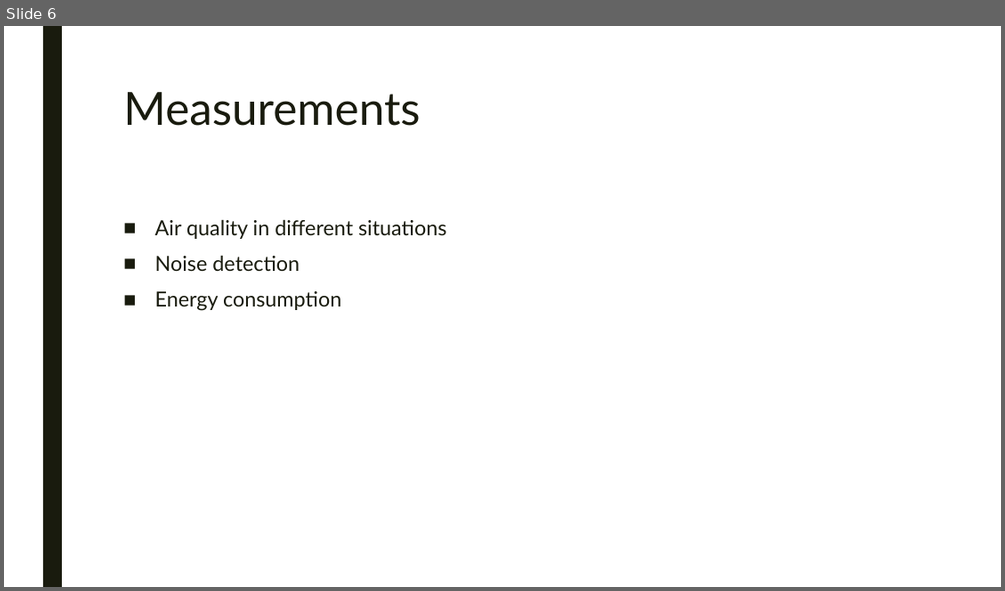
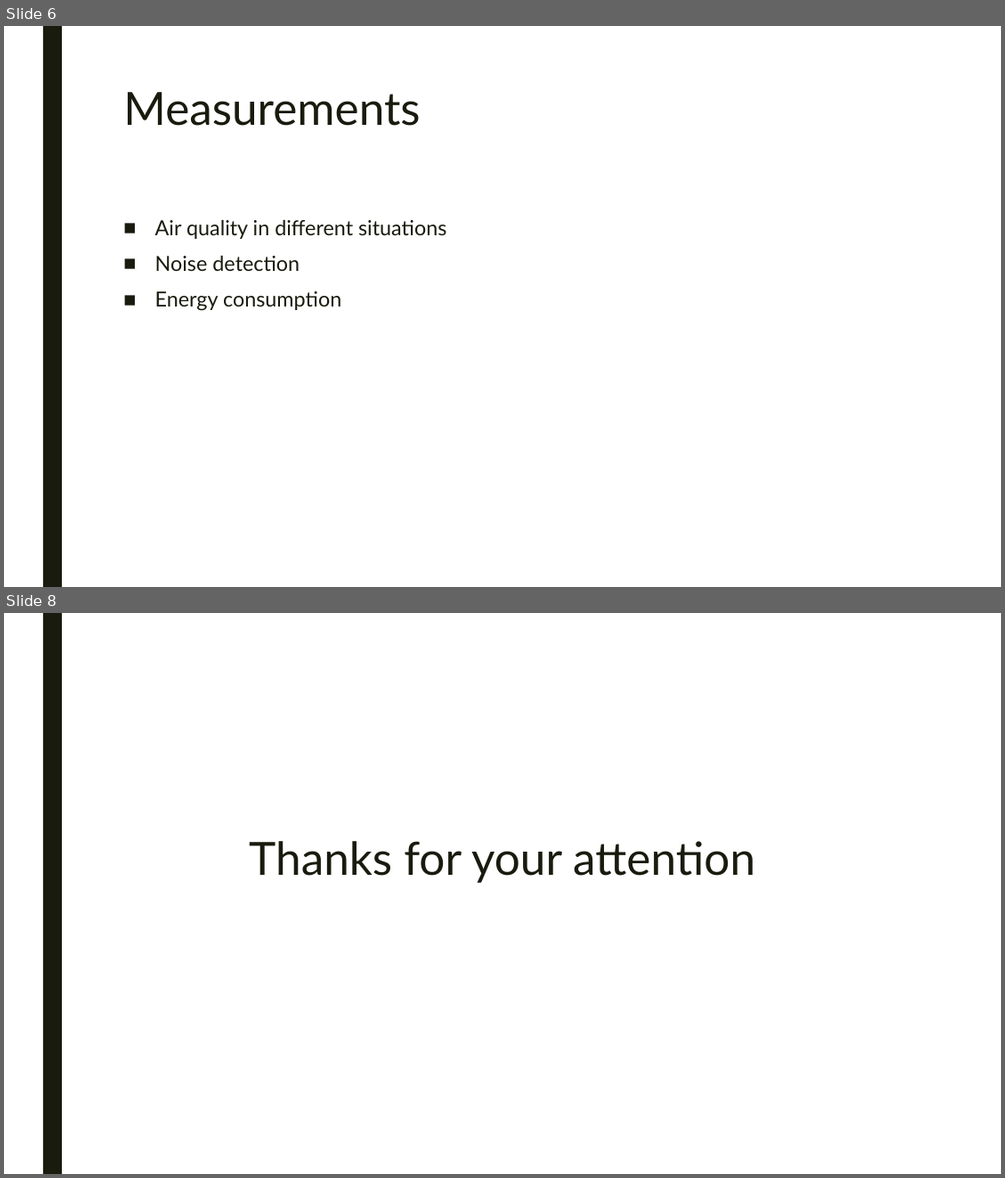
Before and after one commit to LorenzoPecorari/iot_project, a slide deck: presentation/intermediate_pres.pptx. Shown one above the other, each under a label of ours: slide 6 before the commit, slides 6 and 8 after it; the slides between them are not shown. The pictures are 1005x591 and 1005x1178 pixels, drawn with LibreOffice and Linux fonts; fonts in the diff are those of the drawing; background and template pictures are left out. Boxes give left, top, right and bottom in pixels: in the first picture for what was removed or moved away, otherwise in the second. Text is boxed around its words. In the diff, an @@ line names an element or a change of style, - is before the commit and + after.

```diff
--- a/presentation/intermediate_pres.pptx
+++ b/presentation/intermediate_pres.pptx
@@ slide 8 added at [4,613,1001,1174], background picture (left out); not listed: 1 template element that a slide beside it also shows @@
@@ title added at [249,841,755,883], 44 pt, text #191B0E @@
+Thanks for your attention
```
Also in this commit, not shown: 5 slides changed.
